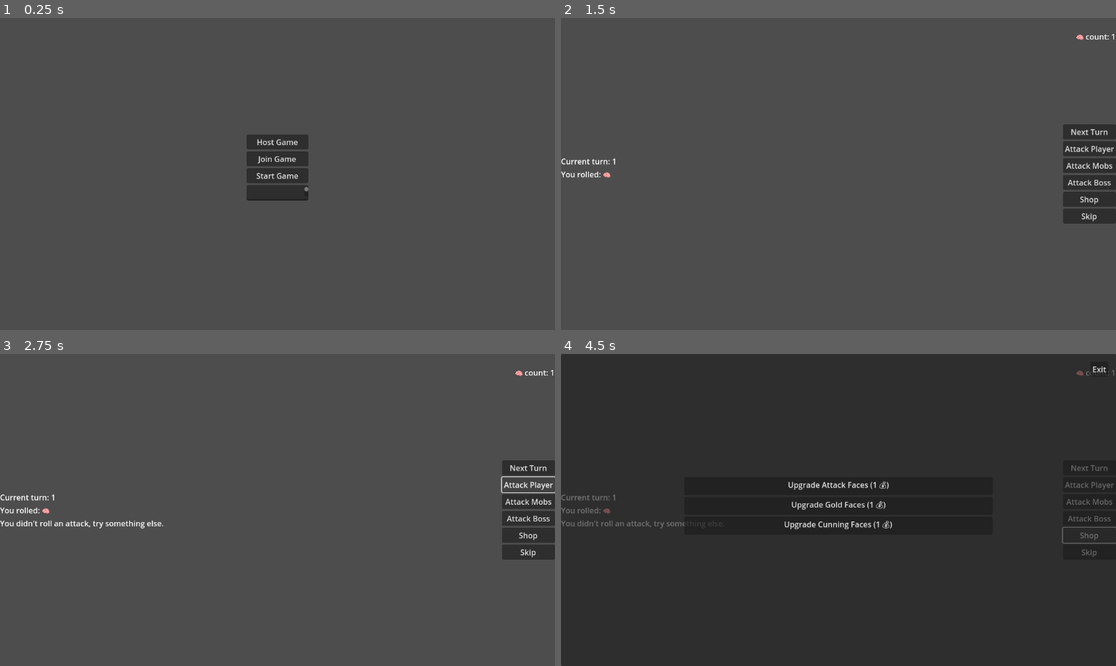
Above: before the commit, frames 1-4 (two rows, left to right).
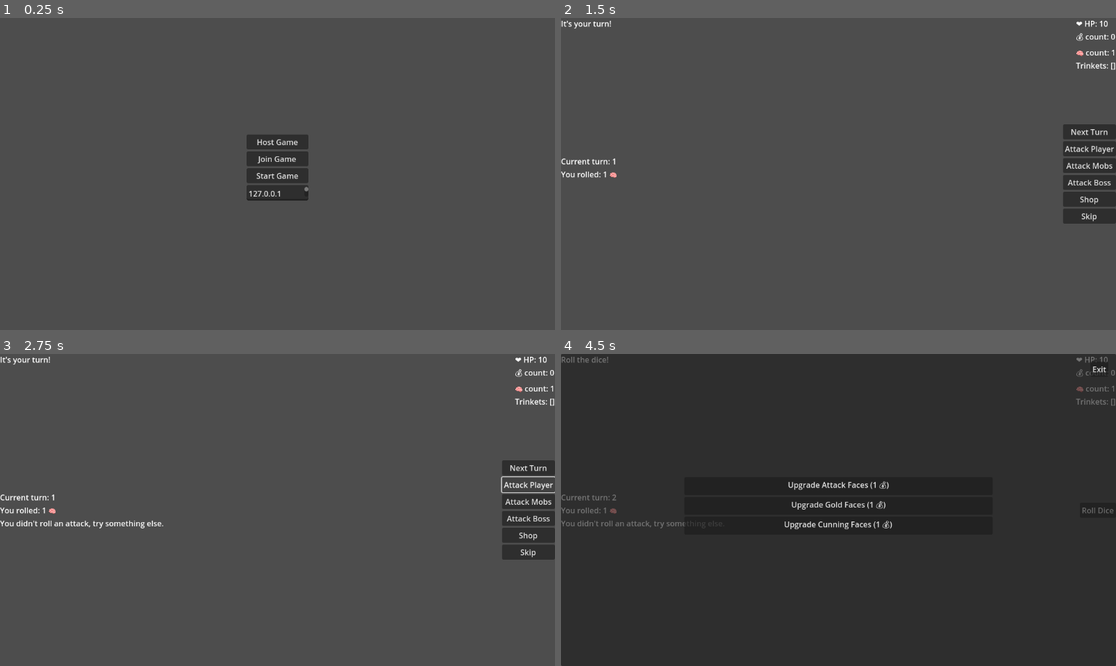
Above: after the commit, the same moments.

Repository: OliverKozul/DiceGame
Game: Godot game, scene res://Scenes/Lobby.tscn
Same seed, same stepped clock (60 frames per second), same inputs: the game is played once before the commit and once after it.
Inputs:
- Up to frame 1 (0.25 s): no input
- Up to frame 2 (1.5 s): click "Start Game" at 0.5 s; click "Roll Dice" at 1.25 s
- Up to frame 3 (2.75 s): click "Attack Player" at 2 s
- Up to frame 4 (4.5 s): click "Attack Mobs" at 2.75 s; click "Attack Boss" at 3.5 s; click "Shop" at 4.25 s

The runs differ from the first frame. In frame 1, less than 0.1% of the frame differs, in the area x 44-51%, y 55-58%; in frame 2, 0.4%; in frame 3, 0.4%; in frame 4, 0.6%, in the area x 0-100%, y 0-66%.

Commit message:
Fixed player ordering

Diff:
--- a/Scenes/Lobby.tscn
+++ b/Scenes/Lobby.tscn
@@ -52,6 +52,8 @@
 unique_name_in_owner = true
 custom_minimum_size = Vector2(128, 32)
 layout_mode = 2
+text = "127.0.0.1"
+placeholder_text = "127.0.0.1"
 
 [node name="ConnectionStatusLabel" type="Label" parent="CanvasLayer/MarginContainer/VBoxContainer"]
 unique_name_in_owner = true
--- a/Scenes/PlayerUI.tscn
+++ b/Scenes/PlayerUI.tscn
@@ -13,10 +13,18 @@
 grow_horizontal = 2
 grow_vertical = 2
 
-[node name="UI" type="CanvasLayer" parent="."]
+[node name="CanvasLayer" type="CanvasLayer" parent="."]
 script = ExtResource("1_vb3xm")
 
-[node name="VBoxContainer" type="VBoxContainer" parent="UI"]
+[node name="CurrentPlayerVBox" type="VBoxContainer" parent="CanvasLayer"]
+offset_right = 40.0
+offset_bottom = 40.0
+
+[node name="CurrentPlayerLabel" type="Label" parent="CanvasLayer/CurrentPlayerVBox"]
+unique_name_in_owner = true
+layout_mode = 2
+
+[node name="StatusLabels" type="VBoxContainer" parent="CanvasLayer"]
 anchors_preset = 1
 anchor_left = 1.0
 anchor_right = 1.0
@@ -24,15 +32,25 @@
 offset_bottom = 50.0
 grow_horizontal = 0
 
-[node name="GoldLabel" type="Label" parent="UI/VBoxContainer"]
+[node name="HPLabel" type="Label" parent="CanvasLayer/StatusLabels"]
+unique_name_in_owner = true
+layout_mode = 2
+metadata/_edit_use_anchors_ = true
+
+[node name="GoldLabel" type="Label" parent="CanvasLayer/StatusLabels"]
 unique_name_in_owner = true
 layout_mode = 2
 
-[node name="CunningLabel" type="Label" parent="UI/VBoxContainer"]
+[node name="CunningLabel" type="Label" parent="CanvasLayer/StatusLabels"]
 unique_name_in_owner = true
 layout_mode = 2
 
-[node name="LabelMarginContainer" type="MarginContainer" parent="UI"]
+[node name="TrinketsLabel" type="Label" parent="CanvasLayer/StatusLabels"]
+unique_name_in_owner = true
+layout_mode = 2
+metadata/_edit_use_anchors_ = true
+
+[node name="LabelMarginContainer" type="MarginContainer" parent="CanvasLayer"]
 anchors_preset = 4
 anchor_top = 0.5
 anchor_bottom = 0.5
@@ -41,25 +59,25 @@
 offset_bottom = 25.0
 grow_vertical = 2
 
-[node name="LabelVBoxContainer" type="VBoxContainer" parent="UI/LabelMarginContainer"]
+[node name="LabelVBoxContainer" type="VBoxContainer" parent="CanvasLayer/LabelMarginContainer"]
 layout_mode = 2
 
-[node name="TurnLabel" type="Label" parent="UI/LabelMarginContainer/LabelVBoxContainer"]
+[node name="TurnLabel" type="Label" parent="CanvasLayer/LabelMarginContainer/LabelVBoxContainer"]
 unique_name_in_owner = true
 layout_mode = 2
 metadata/_edit_use_anchors_ = true
 
-[node name="RollResultLabel" type="Label" parent="UI/LabelMarginContainer/LabelVBoxContainer"]
+[node name="RollResultLabel" type="Label" parent="CanvasLayer/LabelMarginContainer/LabelVBoxContainer"]
 unique_name_in_owner = true
 layout_mode = 2
 metadata/_edit_use_anchors_ = true
 
-[node name="ActionLabel" type="Label" parent="UI/LabelMarginContainer/LabelVBoxContainer"]
+[node name="ActionLabel" type="Label" parent="CanvasLayer/LabelMarginContainer/LabelVBoxContainer"]
 unique_name_in_owner = true
 layout_mode = 2
 metadata/_edit_use_anchors_ = true
 
-[node name="ButtonMarginContainer" type="MarginContainer" parent="UI"]
+[node name="ButtonMarginContainer" type="MarginContainer" parent="CanvasLayer"]
 anchors_preset = 6
 anchor_left = 1.0
 anchor_top = 0.5
@@ -71,21 +89,21 @@
 grow_horizontal = 0
 grow_vertical = 2
 
-[node name="ButtonVBoxContainer" type="VBoxContainer" parent="UI/ButtonMarginContainer"]
+[node name="ButtonVBoxContainer" type="VBoxContainer" parent="CanvasLayer/ButtonMarginContainer"]
 layout_mode = 2
 size_flags_vertical = 8
 
-[node name="RollButton" type="Button" parent="UI/ButtonMarginContainer/ButtonVBoxContainer"]
+[node name="RollButton" type="Button" parent="CanvasLayer/ButtonMarginContainer/ButtonVBoxContainer"]
 unique_name_in_owner = true
 layout_mode = 2
 text = "Roll Dice"
 metadata/_edit_use_anchors_ = true
 
-[node name="ActionButtons" parent="UI/ButtonMarginContainer/ButtonVBoxContainer" instance=ExtResource("2_85jde")]
+[node name="ActionButtons" parent="CanvasLayer/ButtonMarginContainer/ButtonVBoxContainer" instance=ExtResource("2_85jde")]
 unique_name_in_owner = true
 layout_mode = 2
 script = ExtResource("3_7xtpr")
 
-[node name="Shop" parent="UI" instance=ExtResource("4_0jo41")]
+[node name="Shop" parent="CanvasLayer" instance=ExtResource("4_0jo41")]
 unique_name_in_owner = true
 z_index = 1
--- a/Scripts/Globals/Global.gd
+++ b/Scripts/Globals/Global.gd
@@ -3,3 +3,4 @@
 var current_turn: int = 0
 var players_rolled = {}  # Stores whether each player has rolled
 var players_acted = {}  # Stores whether each player has acted
+var player_info = {}
--- a/Scripts/Lobby.gd
+++ b/Scripts/Lobby.gd
@@ -72,5 +72,4 @@
 		game_started = true
 		start_game.rpc()  # Broadcast to all clients
 
-	print("Changing scene for peer:", multiplayer.get_unique_id())
 	get_tree().change_scene_to_file("res://Scenes/PlayerUI.tscn")
--- a/Scripts/PlayerUI.gd
+++ b/Scripts/PlayerUI.gd
@@ -8,15 +8,23 @@
 @onready var action_label = %ActionLabel
 @onready var gold_label = %GoldLabel
 @onready var cunning_label = %CunningLabel  # Add a label for Cunning
+@onready var hp_label = %HPLabel  # Add a label for HP
+@onready var trinkets_label = %TrinketsLabel  # Add a label for Trinkets
+@onready var current_player_label = %CurrentPlayerLabel  # Add a label for current player
 
 @onready var shop = %Shop
 
-var die_faces = ["⚔", "⚔", "💰", "💰", "🧠", "🧠"]
-var gold_count : int = 0
-var cunning_count : int = 0  # New variable to track Cunning
 var current_phase = "roll"  # New variable to track the current phase
+var action_order = []  # New variable to track action order
+var current_action_index = 0  # New variable to track the current player in action phase
+
+var rng = RandomNumberGenerator.new()  # Create a RandomNumberGenerator instance
 
 func _ready():
+	rng.seed = 32  # Set the seed to 0
+	var player_id = multiplayer.get_unique_id()
+	initialize(player_id)
+
 	roll_button.pressed.connect(_on_roll_button_pressed)
 	action_buttons.next_turn_button.pressed.connect(_on_next_turn_button_pressed)
 	action_buttons.attack_player_button.pressed.connect(_on_attack_player_button_pressed)
@@ -34,6 +42,23 @@
 	else:
 		rpc_id(1, "request_turn_sync")
 
+func initialize(player_id : int):
+	if not Global.player_info.has(player_id):
+		Global.player_info[player_id] = {
+			"gold": 0,
+			"cunning": 0,
+			"hp": 10,
+			"trinkets": [],
+			"die_faces": ["⚔", "⚔", "💰", "💰", "🧠", "🧠"],
+			"die_face_values": {"⚔": 1, "💰": 1, "🧠": 1}
+		}
+
+	gold_label.text = "💰 count: " + str(Global.player_info[player_id].gold)
+	cunning_label.text = "🧠 count: " + str(Global.player_info[player_id].cunning)
+	hp_label.text = "❤️ HP: " + str(Global.player_info[player_id].hp)
+	trinkets_label.text = "Trinkets: " + str(Global.player_info[player_id].trinkets)
+	current_player_label.text = "Roll the dice!"
+
 ### **Player Rolls**
 @rpc("any_peer", "call_local")
 func _on_roll_button_pressed():
@@ -42,32 +67,57 @@
 		return
 
 	var player_id = multiplayer.get_unique_id()
+	roll_button.visible = false
 
 	# Prevent rolling more than once per turn
 	if Global.players_rolled.get(player_id, false):
 		print("You already rolled this turn!")
 		return
 
-	var roll_result = die_faces[randi() % die_faces.size()]
-	roll_result_label.text = "You rolled: " + roll_result
+	var roll_result = Global.player_info[player_id].die_faces[randi() % Global.player_info[player_id].die_faces.size()]
+	roll_result_label.text = "You rolled: " + str(Global.player_info[player_id].die_face_values[roll_result]) + " " + roll_result
 
 	if roll_result == "💰":
-		gold_count += 1
-		gold_label.text = "💰 count: " + str(gold_count)
+		Global.player_info[player_id].gold += Global.player_info[player_id].die_face_values[roll_result]
+		gold_label.text = "💰 count: " + str(Global.player_info[player_id].gold)
+		rpc("sync_player_info", player_id, Global.player_info[player_id])
 	elif roll_result == "🧠":
-		cunning_count += 1
-		cunning_label.text = "🧠 count: " + str(cunning_count)
+		Global.player_info[player_id].cunning += Global.player_info[player_id].die_face_values[roll_result]
+		cunning_label.text = "🧠 count: " + str(Global.player_info[player_id].cunning)
+		rpc("sync_player_info", player_id, Global.player_info[player_id])
 
 	Global.players_rolled[player_id] = true  # Mark as rolled
 
 	# Send result to all players
 	rpc("sync_roll_result", player_id, roll_result)
+	rpc("sync_player_info", player_id, Global.player_info[player_id])
 
 	# Check if all players have rolled
 	if check_all_players_rolled():
-		current_phase = "action"  # Transition to action phase
-		print("All players have rolled. Transitioning to action phase.")
-		_show_action_buttons()
+		rpc("transition_to_action_phase")
+
+@rpc("any_peer", "call_local")
+func transition_to_action_phase():
+	rpc("sync_phase", "action")  # Synchronize phase transition
+	print("All players have rolled. Transitioning to action phase.")
+	determine_action_order()
+	rpc("allow_current_player_action")
+
+@rpc("any_peer", "call_local")
+func sync_phase(new_phase):
+	current_phase = new_phase
+
+### **Sync Roll Result for Everyone**
+@rpc("any_peer", "call_local")
+func sync_player_info(player_id, player_info):
+	Global.player_info[player_id] = player_info
+	#print("Player ID: ", player_id)
+	#print("Player INFO: ", Global.player_info[player_id])
+	if multiplayer.get_unique_id() == player_id:
+		gold_label.text = "💰 count: " + str(Global.player_info[player_id].gold)
+		cunning_label.text = "🧠 count: " + str(Global.player_info[player_id].cunning)
+		hp_label.text = "❤️ HP: " + str(Global.player_info[player_id].hp)
+		trinkets_label.text = "Trinkets: " + str(Global.player_info[player_id].trinkets)
 
 ### **Sync Roll Result for Everyone**
 @rpc("any_peer", "call_local")
@@ -90,40 +140,90 @@
 
 ### **Check if All Players Have Performed an Action**
 func check_all_players_acted():
+	return current_action_index >= action_order.size()
+
+### **Determine Action Order**
+func determine_action_order():
 	var all_players = multiplayer.get_peers()
 	all_players.append(multiplayer.get_unique_id())  # Include the host in the list
-
-	var all_acted = true
-	for id in all_players:
-		if not Global.players_acted.get(id, false):
-			all_acted = false
-			break
-
-	return all_acted
+	action_order = Array(all_players)
+	print(multiplayer.get_unique_id()," BEFORE Action order is: ", action_order)
+	if multiplayer.is_server():
+		action_order.sort_custom(_compare_players)
+		rpc("sync_action_order", action_order)
+	else:
+		rpc_id(1, "request_action_order")
+
+	current_action_index = 0
+	print(multiplayer.get_unique_id(), " AFTER Action order is: ", action_order)
+
+@rpc("any_peer", "call_local")
+func sync_action_order(new_action_order):
+	action_order = new_action_order
+
+@rpc("any_peer", "call_local")
+func request_action_order():
+	if multiplayer.is_server():
+		rpc_id(multiplayer.get_remote_sender_id(), "sync_action_order", action_order)
+
+### **Compare Players for Sorting**
+func _compare_players(player_b, player_a):
+	var cunning_a = Global.player_info[player_a].cunning
+	var cunning_b = Global.player_info[player_b].cunning
+	#print("Player A: ", player_a)
+	#print("Player INFO: ", Global.player_info[player_a])
+	#print("Player B: ", player_b)
+	#print("Player INFO: ", Global.player_info[player_b])
+	if cunning_a != cunning_b:
+		return true if cunning_a - cunning_b > 0 else false
+
+	var gold_a = Global.player_info[player_a].gold
+	var gold_b = Global.player_info[player_b].gold
+
+	if gold_a != gold_b:
+		return true if gold_a - gold_b > 0 else false
+
+	return true if rng.randi() % 2 == 0 else false  # Random tie-breaker using rng
+
+### **Allow Current Player Action**
+@rpc("any_peer", "call_local")
+func allow_current_player_action():
+	var current_player = action_order[current_action_index]
+	#print("Current player ", current_player)
+	#print("Multiplayer ID ", multiplayer.get_unique_id())
+	if multiplayer.get_unique_id() == current_player:
+		_show_action_buttons()
+		current_player_label.text = "It's your turn!"
+	else:
+		_hide_action_buttons()
+		current_player_label.text = "Waiting for player %s" % str(current_player)
 
 ### **Next Phase (Only Host Can Trigger)**
 @rpc("authority", "call_local")
 func _on_next_turn_button_pressed():
-	if multiplayer.is_server():
-		if current_phase != "action":
-			print("Cannot transition to next turn. It's not the action phase!")
-			return
-
-		if not check_all_players_acted():
-			print("Not all players have performed an action!")
-			return
-
-		Global.current_turn += 1
-		rpc("sync_turn", Global.current_turn)
-		current_phase = "roll"  # Reset to roll phase for the next turn
-		Global.players_acted.clear()  # Clear actions for the next turn
-		print("Turn ", Global.current_turn)
-		_hide_action_buttons()
+	if current_phase != "action":
+		print("Cannot transition to next turn. It's not the action phase!")
+		return
+
+	if not check_all_players_acted():
+		print("Not all players have performed an action!")
+		return
+
+	Global.current_turn += 1
+	rpc("sync_turn", Global.current_turn)
+	print("Turn ", Global.current_turn)
+	_hide_action_buttons()
 
 @rpc("any_peer", "call_local")
 func sync_turn(new_turn):
 	Global.players_rolled.clear()
+	Global.players_acted.clear()
 	Global.current_turn = new_turn
+	roll_button.visible = true
+	current_player_label.text = "Roll the dice!"
+	rpc("sync_phase", "roll")
+	rpc("sync_current_action_index", 0)
+
 	turn_label.text = "Current turn: " + str(Global.current_turn)
 
 ### **Attack Player**
@@ -143,6 +243,8 @@
 	if roll_result_label.text.contains("⚔"):
 		action_label.text = "You attacked another player."
 		Global.players_acted[player_id] = true  # Mark as acted
+		# Implement damage to another player here
+		advance_to_next_player()
 	else:
 		action_label.text = "You didn't roll an attack, try something else."
 
@@ -163,8 +265,11 @@
 	if roll_result_label.text.contains("⚔"):
 		action_label.text = "You attacked a mob."
 		Global.players_acted[player_id] = true  # Mark as acted
+		# Implement mob defeat and trinket reward here
+		advance_to_next_player()
 	else:
 		action_label.text = "You didn't roll an attack, try something else."
+
 
 ### **Attack Boss**
 @rpc("any_peer", "call_local")
@@ -183,6 +288,8 @@
 	if roll_result_label.text.contains("⚔"):
 		action_label.text = "You attacked the boss."
 		Global.players_acted[player_id] = true  # Mark as acted
+		# Implement boss fight logic here
+		advance_to_next_player()
 	else:
 		action_label.text = "You didn't roll an attack, try something else."
 
@@ -200,16 +307,9 @@
 		print("You already performed an action this turn!")
 		return
 
-	shop.show()
-	Global.players_acted[player_id] = true  # Mark as acted
-
-	#if gold_count > 0:
-		#gold_count -= 1
-		#gold_label.text = "💰 count: " + str(gold_count)
-		#action_label.text = "You bought an item."
-		#Global.players_acted[player_id] = true  # Mark as acted
-	#else:
-		#action_label.text = "Not enough gold to buy an item."
+	shop.activate(player_id)
+
+	advance_to_next_player()
 
 ### **Skip**
 @rpc("any_peer", "call_local")
@@ -227,6 +327,25 @@
 
 	Global.players_acted[player_id] = true  # Mark as acted
 	action_label.text = "Turn skipped."
+
+	advance_to_next_player()
+
+### **Advance to Next Player**
+@rpc("any_peer", "call_local")
+func advance_to_next_player():
+	current_action_index += 1
+	current_player_label.text = "Waiting for next turn."
+	rpc("sync_current_action_index", current_action_index)
+
+	if check_all_players_acted():
+		print("All players have acted. Transitioning to next turn.")
+		_on_next_turn_button_pressed()
+	else:
+		rpc("allow_current_player_action")
+
+@rpc("any_peer", "call_local")
+func sync_current_action_index(new_index):
+	current_action_index = new_index
 
 ### **Request Turn Sync (For Late Joiners)**
 @rpc("any_peer", "call_local")
@@ -236,7 +355,6 @@
 
 ### **Show Action Buttons**
 func _show_action_buttons():
-	roll_button.visible = false
 	action_buttons.next_turn_button.visible = true
 	action_buttons.attack_player_button.visible = true
 	action_buttons.attack_mobs_button.visible = true
@@ -246,10 +364,33 @@
 
 ### **Hide Action Buttons**
 func _hide_action_buttons():
-	roll_button.visible = true
 	action_buttons.next_turn_button.visible = false
 	action_buttons.attack_player_button.visible = false
 	action_buttons.attack_mobs_button.visible = false
 	action_buttons.attack_boss_button.visible = false
 	action_buttons.shop_button.visible = false
 	action_buttons.skip_button.visible = false
+
+### **Handle Player Damage**
+func apply_damage(player_id, damage):
+	Global.player_info[player_id].hp -= damage
+	hp_label.text = "HP: " + str(Global.player_info[player_id].hp)
+	if Global.player_info[player_id].hp <= 0:
+		eliminate_player(player_id)
+
+### **Eliminate Player**
+func eliminate_player(player_id):
+	print("Player %s eliminated!" % player_id)
+	# Implement player elimination logic here
+
+### **Handle Trinket Rewards**
+func add_trinket(player_id, trinket):
+	Global.player_info[player_id].trinkets.append(trinket)
+	trinkets_label.text = "Trinkets: " + str(Global.player_info[player_id].trinkets)
+	# Implement trinket effect here
+
+### **Handle Boss Fight Logic**
+func handle_boss_fight():
+	# Implement boss fight logic here
+	# Example: Check if all players attacked the boss and distribute loot
+	pass
--- a/Scripts/Shop.gd
+++ b/Scripts/Shop.gd
@@ -6,6 +6,7 @@
 @onready var exit_button = %ExitButton
 
 var player_ui : CanvasLayer
+var player_id : int
 
 signal shop_closed
 
@@ -16,36 +17,35 @@
 	upgrade_cunning_button.pressed.connect(_on_upgrade_cunning_button_pressed)
 	exit_button.pressed.connect(_on_exit_button_pressed)
 
+func activate(id : int):
+	player_id = id
+	Global.players_acted[player_id] = true  # Mark as acted
+	show()
+
 func _on_upgrade_attack_button_pressed():
-	if player_ui.gold_count > 0:
-		player_ui.gold_count -= 1
-		for i in range(player_ui.die_faces.size()):
-			if player_ui.die_faces[i] == "⚔":
-				player_ui.die_faces[i] = "⚔⚔"  # Increase potency
+	if Global.player_info[player_id].gold > 0:
+		Global.player_info[player_id].gold -= 1
+		Global.player_info[player_id].die_face_values["⚔"] += 1  # Increase value
 		print("Attack dice upgraded!")
-		player_ui.gold_label.text = "💰 count: " + str(player_ui.gold_count)
+		player_ui.gold_label.text = "💰 count: " + str(Global.player_info[player_id].gold)
 	else:
 		print("Not enough gold to upgrade attack dice.")
 
 func _on_upgrade_gold_button_pressed():
-	if player_ui.gold_count > 0:
-		player_ui.gold_count -= 1
-		for i in range(player_ui.die_faces.size()):
-			if player_ui.die_faces[i] == "💰":
-				player_ui.die_faces[i] = "💰💰"  # Increase potency
+	if Global.player_info[player_id].gold > 0:
+		Global.player_info[player_id].gold -= 1
+		Global.player_info[player_id].die_face_values["💰"] += 1  # Increase value
 		print("Gold dice upgraded!")
-		player_ui.gold_label.text = "💰 count: " + str(player_ui.gold_count)
+		player_ui.gold_label.text = "💰 count: " + str(Global.player_info[player_id].gold)
 	else:
 		print("Not enough gold to upgrade gold dice.")
 
 func _on_upgrade_cunning_button_pressed():
-	if player_ui.gold_count > 0:
-		player_ui.gold_count -= 1
-		for i in range(player_ui.die_faces.size()):
-			if player_ui.die_faces[i] == "🧠":
-				player_ui.die_faces[i] = "🧠🧠"  # Increase potency
+	if Global.player_info[player_id].gold > 0:
+		Global.player_info[player_id].gold -= 1
+		Global.player_info[player_id].die_face_values["🧠"] += 1  # Increase value
 		print("Cunning dice upgraded!")
-		player_ui.gold_label.text = "💰 count: " + str(player_ui.gold_count)
+		player_ui.gold_label.text = "💰 count: " + str(Global.player_info[player_id].gold)
 	else:
 		print("Not enough gold to upgrade cunning dice.")
 
